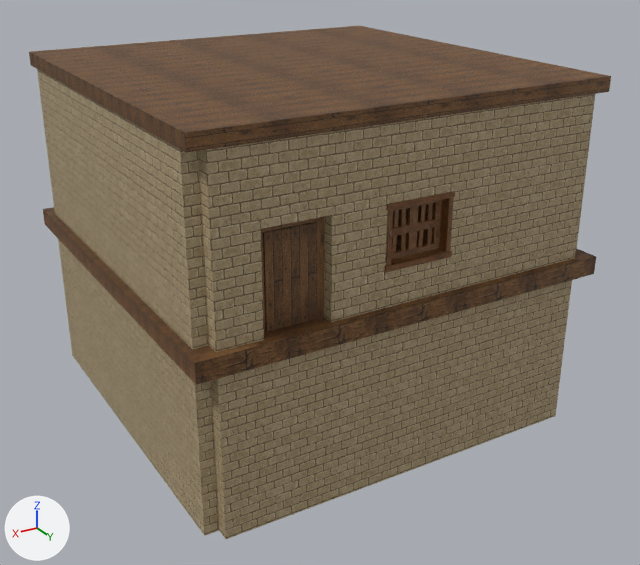
One commit to the FBX model Assets/Models/Walls/Livingroom_Base_Z.fbx: the scene before it, then after it.
Rendered twice from a camera (50 mm lens) standing at (9.74, 17.16, 7.14) and looking at (-0.17, 0.64, -1.12). The lights are fixed; the arrows at lower left show +X, +Y and +Z. The first picture is the older version. Where no turn or scale is listed for an object, it has been applied to the vertices. Vertices at exactly the same position are counted once.

The first picture shows 'Livingroom_Base_Z'.
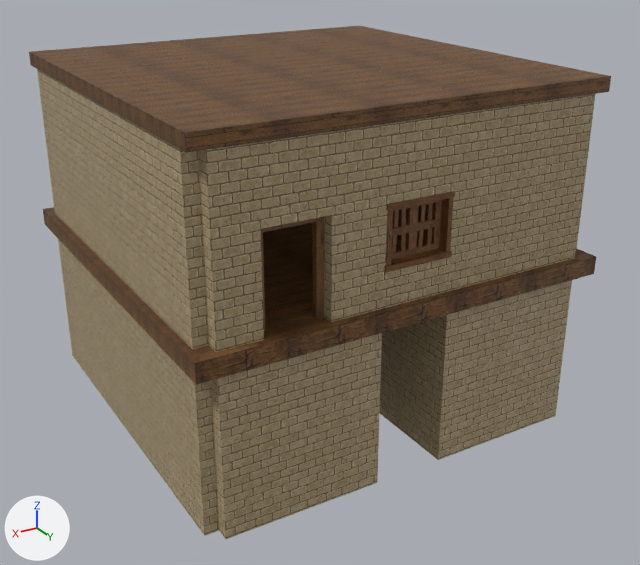
Where the change shows, as pixel boxes [x1, y1, x2, y2] in the pictures (640 x 565 px):
part 1 of me_livingroom_base_z_002, deleted (brown)
    before: [263, 222, 317, 332]
part 2 of me_livingroom_base_z_002, cut back
    both: [218, 280, 572, 539]

Diff of the bpy script that builds the scene:
```diff
--- a/Assets/Models/Walls/Livingroom_Base_Z.fbx.py
+++ b/Assets/Models/Walls/Livingroom_Base_Z.fbx.py
@@ me_livingroom_base_z_002 @@
 # used by ob_livingroom_base_z; location = (0.0, 0.0, 0.0)
-me_livingroom_base_z_002.from_pydata(...)  # 4121 vertices, 3897 faces; spans x -4.75..4.75, y -4.75..4.75, z -4.0..3.9
+me_livingroom_base_z_002.from_pydata(...)  # 2957 vertices, 2813 faces; spans x -4.75..4.75, y -4.75..4.75, z -4.0..3.9
+# me_livingroom_base_z_002 part 1: 36 loose pieces with 1180 vertices, spanning x 2.07..3.24, y 4.08..4.34, z 0.01..1.9, are deleted
+# me_livingroom_base_z_002 part 2
+# 4 faces are deleted
+# 8 vertices are added at x -1.1..1.1, y 1.1..4.58, z -4.0
+# 8 new vertices lie (0.0, 0.0, 3.58) away from vertices in x -1.1..1.1, y 1.1..4.58, z -4.0
+# 18 new faces join them, mat_brick_white
 me_livingroom_base_z_002.materials.append(mat_wood_furniture)
```
